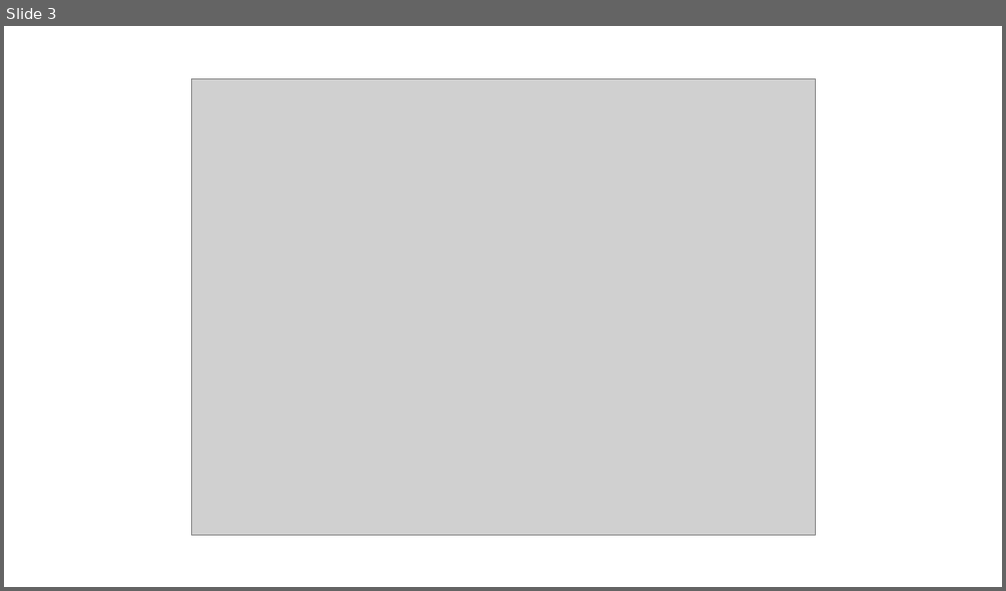
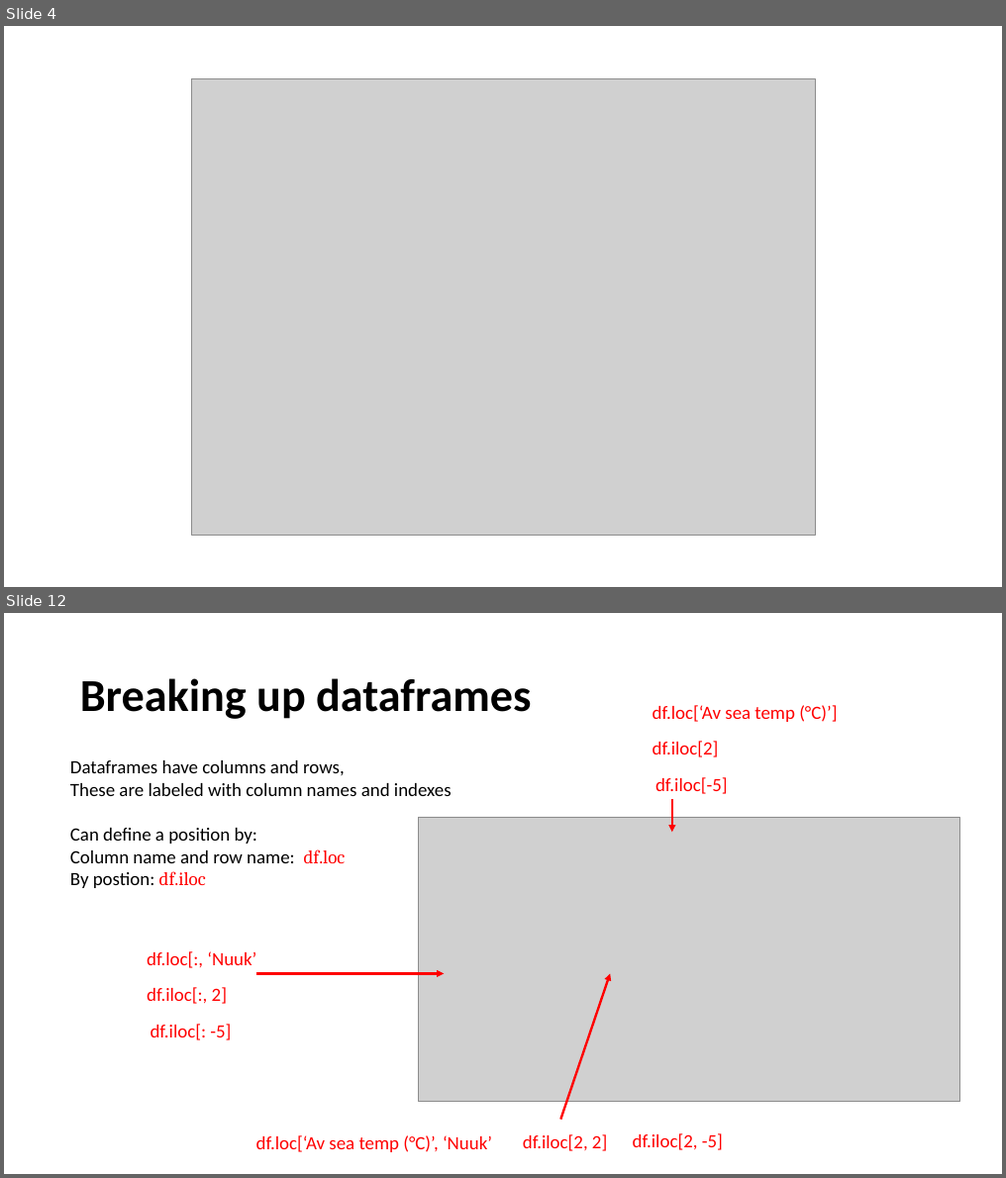
Before and after one commit to nicksavill/DEB_development, a slide deck: Week_5/Joining_merging.pptx. Shown one above the other, each under a label of ours: slide 3 before the commit, slides 4 and 12 after it; the slides between them are not shown. The pictures are 1006x591 and 1006x1178 pixels, drawn with LibreOffice and Linux fonts; fonts in the diff are those of the drawing; grey boxes stand for pictures. Boxes give left, top, right and bottom in pixels: in the first picture for what was removed or moved away, otherwise in the second. Text is boxed around its words. In the diff, an @@ line names an element or a change of style, - is before the commit and + after.

```diff
--- a/Week_5/Joining_merging.pptx
+++ b/Week_5/Joining_merging.pptx
@@ slide 12 added at bbox=[4, 613, 1002, 1174], background #FFFFFF @@
@@ title added at bbox=[80, 678, 531, 719], 44 pt, text #000000, bold @@
+Breaking up dataframes
@@ text added at bbox=[652, 705, 837, 722], 18 pt, text #FF0000 @@
+df.loc[‘Av sea temp (°C)’]
@@ text added at bbox=[70, 761, 451, 888], 18 pt, text #000000 @@
+Dataframes have columns and rows,
+These are labeled with column names and indexes
+Can define a position by:
+Column name and row name: df.loc
+By postion: df.iloc
@@ text added at bbox=[652, 741, 719, 758], 18 pt, text #FF0000 @@
+df.iloc[2]
@@ text added at bbox=[655, 777, 728, 794], 18 pt, text #FF0000 @@
+df.iloc[-5]
@@ picture added at bbox=[419, 817, 960, 1103] @@
@@ arrow added from (672, 799) to (672, 833), #FF0000 2.25 pt @@
@@ text added at bbox=[147, 952, 256, 968], 18 pt, text #FF0000 @@
+df.loc[:, ‘Nuuk’
@@ text added at bbox=[147, 987, 227, 1004], 18 pt, text #FF0000 @@
+df.iloc[:, 2]
@@ arrow added from (256, 973) to (445, 973), #FF0000 2.25 pt @@
@@ arrow added from (561, 1120) to (611, 973), #FF0000 2.25 pt @@
@@ text added at bbox=[151, 1024, 231, 1041], 18 pt, text #FF0000 @@
+df.iloc[: -5]
@@ text added at bbox=[256, 1136, 492, 1153], 18 pt, text #FF0000 @@
+df.loc[‘Av sea temp (°C)’, ‘Nuuk’
@@ text added at bbox=[523, 1135, 607, 1152], 18 pt, text #FF0000 @@
+df.iloc[2, 2]
@@ text added at bbox=[633, 1134, 723, 1151], 18 pt, text #FF0000 @@
+df.iloc[2, -5]
@@ what was slide 3 is now slide 4 @@
```
Also in this commit, not shown: 4 slides changed, 9 other slides added, 1 slide removed, 18 other files.
